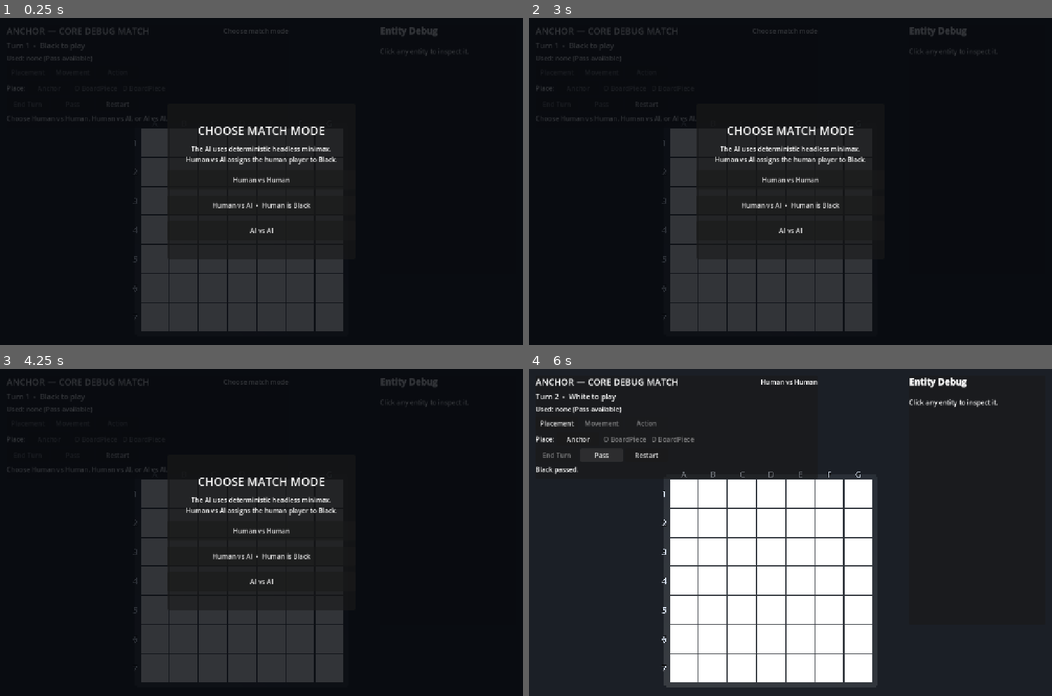
Above: before the commit, frames 1-4 (two rows, left to right).
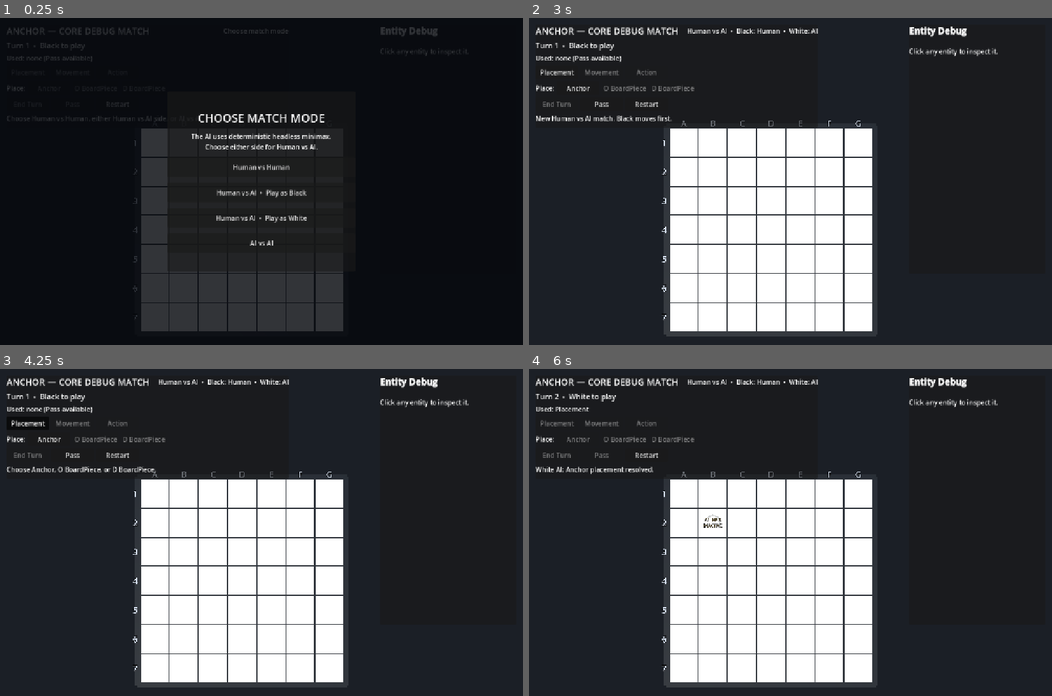
Above: after the commit, the same moments.

Repository: chrisjin/project-one
Game: Godot game, scene res://scenes/debug_game.tscn
The game is run twice, just before and just after one commit, with the same random seed, the same clock (stepped at 60 frames per second) and the same inputs.
Inputs (mouse positions are in pixels of both pictures, inside the frame that each line leads up to):
- Up to frame 1 (0.25 s): no input
- Up to frame 2 (3 s): click "Restart" at 0.5 s; click "Restart" at 1.25 s; click "Restart" at 2 s; click (790, 191) at 2.75 s, where only the run after the commit has a clickable "Human vs AI • Play as Black"
- Up to frame 3 (4.25 s): click (26, 424) at 3.5 s, where only the run after the commit has a clickable "Placement"
- Up to frame 4 (6 s): click (790, 532) at 4.25 s, where only the run before the commit has a clickable "Human vs Human"; click "Anchor" at 5 s; click "Pass" at 5.75 s

The runs differ from the first frame. In frame 1, 2.4% of the frame differs, in the area x 17-65%, y 29-70%; in frame 2, 29%; in frame 3, 29%, in the area x 1-90%, y 2-98%; in frame 4, 0.8%.

Commit message:
[codex] value anchor cascades and bound AI search

Diff:
--- a/scripts/ai/minimax_ai.gd
+++ b/scripts/ai/minimax_ai.gd
@@ -9,10 +9,18 @@
 const TERMINAL_SCORE := 1_000_000
 const MIN_SCORE := -2_000_000_000
 const MAX_SCORE := 2_000_000_000
+const SEARCH_NODE_LIMIT := 240
+const MID_GAME_ENTITY_THRESHOLD := 8
+const LATE_GAME_ENTITY_THRESHOLD := 12
+const LATE_GAME_SEARCH_DEPTH := 2
+const MID_GAME_CHILD_ACTION_LIMIT := 6
+const LATE_GAME_ROOT_ACTION_LIMIT := 6
+const LATE_GAME_CHILD_ACTION_LIMIT := 4
 
 const ANCHOR_BASE_VALUE := 50
 const ANCHOR_HP_VALUE := 20
 const ACTIVE_ANCHOR_BONUS := 10
+const MAIN_ANCHOR_CASCADE_VALUE_PER_BOUND_BOARD_PIECE := 120
 const MAIN_ANCHOR_HP_VALUE_PER_BOUND_BOARD_PIECE := 8
 const ANCHOR_ATTACK_THREAT_PENALTY := 40
 const LETHAL_ANCHOR_THREAT_PENALTY := 80
@@ -28,6 +36,9 @@
 var rules_engine
 var search_depth: int
 var max_actions_per_node: int
+var last_search_node_count := 0
+var _search_node_count := 0
+var _evaluation_cache: Dictionary = {}
 
 
 func _init(engine = null, depth: int = 3, action_limit: int = 8) -> void:
@@ -39,18 +50,23 @@
 func choose_action(state):
 	if state == null or state.is_game_over:
 		return null
+	_search_node_count = 0
+	last_search_node_count = 0
+	_evaluation_cache.clear()
 	var root_player: RuleTypes.Player = state.current_player
-	var candidates := _expanded_candidates(state, root_player, true)
+	var effective_depth := _search_depth_for_state(state)
+	var candidates := _expanded_candidates(state, root_player, true, true)
 	var best_action = null
 	var best_score := MIN_SCORE
 	var best_key := ""
 	for candidate: Dictionary in candidates:
-		var score := _minimax(candidate.state, search_depth - 1, root_player, MIN_SCORE, MAX_SCORE)
+		var score := _minimax(candidate.state, effective_depth - 1, root_player, MIN_SCORE, MAX_SCORE)
 		var choice_key := _choice_key(candidate.action)
 		if best_action == null or score > best_score or (score == best_score and choice_key < best_key):
 			best_action = candidate.action
 			best_score = score
 			best_key = choice_key
+	last_search_node_count = _search_node_count
 	return best_action
 
 
@@ -75,12 +91,13 @@
 	alpha: int,
 	beta: int
 ) -> int:
-	if depth <= 0 or state.is_game_over:
-		return evaluate_state(state, root_player)
+	_search_node_count += 1
+	if depth <= 0 or state.is_game_over or _search_node_count >= SEARCH_NODE_LIMIT:
+		return _evaluate_for_search(state, root_player)
 	var maximizing: bool = state.current_player == root_player
-	var candidates := _expanded_candidates(state, root_player, maximizing)
+	var candidates := _expanded_candidates(state, root_player, maximizing, false)
 	if candidates.is_empty():
-		return evaluate_state(state, root_player)
+		return _evaluate_for_search(state, root_player)
 	if maximizing:
 		var best := MIN_SCORE
 		for candidate: Dictionary in candidates:
@@ -101,30 +118,29 @@
 func _expanded_candidates(
 	state,
 	root_player: RuleTypes.Player,
-	maximizing: bool
+	maximizing: bool,
+	is_root: bool
 ) -> Array[Dictionary]:
 	var expanded: Array[Dictionary] = []
-	for action in rules_engine.get_legal_actions(state):
-		var result = rules_engine.apply_action(state, action)
-		if result.success:
-			expanded.append({
-				"action": action,
-				"state": result.state,
-				"ordering_score": evaluate_state(result.state, root_player),
-			})
+	for transition: Dictionary in rules_engine.get_legal_transitions(state):
+		expanded.append({
+			"action": transition.action,
+			"state": transition.state,
+			"ordering_score": _evaluate_for_search(transition.state, root_player),
+		})
 	expanded.sort_custom(func(first: Dictionary, second: Dictionary) -> bool:
 		if first.ordering_score == second.ordering_score:
 			return _search_order_key(first.action) < _search_order_key(second.action)
 		return first.ordering_score > second.ordering_score if maximizing else first.ordering_score < second.ordering_score
 	)
-	return _bounded_candidates(expanded)
-
-
-func _bounded_candidates(expanded: Array[Dictionary]) -> Array[Dictionary]:
-	if expanded.size() <= max_actions_per_node:
+	return _bounded_candidates(expanded, _candidate_limit(state, is_root))
+
+
+func _bounded_candidates(expanded: Array[Dictionary], action_limit: int) -> Array[Dictionary]:
+	if expanded.size() <= action_limit:
 		return expanded
 	var bounded: Array[Dictionary] = []
-	for index in range(max_actions_per_node):
+	for index in range(action_limit):
 		bounded.append(expanded[index])
 	var end_turn_candidate: Dictionary = {}
 	for candidate: Dictionary in expanded:
@@ -134,6 +150,34 @@
 	if not end_turn_candidate.is_empty() and not _contains_action(bounded, end_turn_candidate.action):
 		bounded[bounded.size() - 1] = end_turn_candidate
 	return bounded
+
+
+func _candidate_limit(state, is_root: bool) -> int:
+	var entity_count: int = state.anchors.size() + state.board_pieces.size()
+	if entity_count >= LATE_GAME_ENTITY_THRESHOLD:
+		return mini(
+			max_actions_per_node,
+			LATE_GAME_ROOT_ACTION_LIMIT if is_root else LATE_GAME_CHILD_ACTION_LIMIT
+		)
+	if entity_count >= MID_GAME_ENTITY_THRESHOLD and not is_root:
+		return mini(max_actions_per_node, MID_GAME_CHILD_ACTION_LIMIT)
+	return max_actions_per_node
+
+
+func _search_depth_for_state(state) -> int:
+	var entity_count: int = state.anchors.size() + state.board_pieces.size()
+	if entity_count >= LATE_GAME_ENTITY_THRESHOLD:
+		return mini(search_depth, LATE_GAME_SEARCH_DEPTH)
+	return search_depth
+
+
+func _evaluate_for_search(state, perspective: RuleTypes.Player) -> int:
+	var cache_key: int = state.get_instance_id()
+	if _evaluation_cache.has(cache_key):
+		return _evaluation_cache[cache_key]
+	var score := evaluate_state(state, perspective)
+	_evaluation_cache[cache_key] = score
+	return score
 
 
 func _contains_action(candidates: Array[Dictionary], expected_action) -> bool:
@@ -157,14 +201,7 @@
 		if anchor.player != player:
 			continue
 		var bound_count: int = bound_board_piece_counts.get(anchor.id, 0)
-		value += ANCHOR_BASE_VALUE + anchor.hp * ANCHOR_HP_VALUE
-		value += ACTIVE_ANCHOR_BONUS if anchor.is_active else 0
-		value += anchor.hp * bound_count * MAIN_ANCHOR_HP_VALUE_PER_BOUND_BOARD_PIECE
-		if anchor_threat_damage.has(anchor.id):
-			value -= ANCHOR_ATTACK_THREAT_PENALTY
-			value -= bound_count * ANCHOR_THREAT_PENALTY_PER_BOUND_BOARD_PIECE
-			if int(anchor_threat_damage[anchor.id]) >= anchor.hp:
-				value -= LETHAL_ANCHOR_THREAT_PENALTY
+		value += _anchor_value(anchor, bound_count, int(anchor_threat_damage.get(anchor.id, -1)))
 	for board_piece in state.board_pieces.values():
 		if board_piece.player != player:
 			continue
@@ -177,6 +214,19 @@
 	for group: Dictionary in rules_engine.compute_friendly_groups(state, player):
 		var liberty_count: int = rules_engine.compute_liberties(state, group).size()
 		value += mini(liberty_count, MAX_SCORED_LIBERTIES_PER_GROUP) * LIBERTY_VALUE
+	return value
+
+
+func _anchor_value(anchor, bound_count: int, threat_damage: int = -1) -> int:
+	var value: int = ANCHOR_BASE_VALUE + anchor.hp * ANCHOR_HP_VALUE
+	value += ACTIVE_ANCHOR_BONUS if anchor.is_active else 0
+	value += bound_count * MAIN_ANCHOR_CASCADE_VALUE_PER_BOUND_BOARD_PIECE
+	value += anchor.hp * bound_count * MAIN_ANCHOR_HP_VALUE_PER_BOUND_BOARD_PIECE
+	if threat_damage >= 0:
+		value -= ANCHOR_ATTACK_THREAT_PENALTY
+		value -= bound_count * ANCHOR_THREAT_PENALTY_PER_BOUND_BOARD_PIECE
+		if threat_damage >= anchor.hp:
+			value -= LETHAL_ANCHOR_THREAT_PENALTY
 	return value
 
 
--- a/scripts/debug_ui/debug_game_controller.gd
+++ b/scripts/debug_ui/debug_game_controller.gd
@@ -30,6 +30,7 @@
 enum MatchMode {
 	HUMAN_VS_HUMAN,
 	HUMAN_VS_AI,
+	HUMAN_VS_AI_AS_WHITE,
 	AI_VS_AI,
 }
 
@@ -124,7 +125,7 @@
 	selected_entity.clear()
 	selected_main_anchor_id = 0
 	_clear_context()
-	status_message = "Choose Human vs Human, Human vs AI, or AI vs AI."
+	status_message = "Choose Human vs Human, either Human vs AI side, or AI vs AI."
 	hud.set_match_mode_text("Choose match mode")
 	_refresh_all()
 	hud.show_match_setup()
@@ -715,12 +716,13 @@
 
 func _is_ai_player(player: RuleTypes.Player) -> bool:
 	return match_mode == MatchMode.AI_VS_AI \
-		or (match_mode == MatchMode.HUMAN_VS_AI and player == RuleTypes.Player.WHITE)
+		or (match_mode == MatchMode.HUMAN_VS_AI and player == RuleTypes.Player.WHITE) \
+		or (match_mode == MatchMode.HUMAN_VS_AI_AS_WHITE and player == RuleTypes.Player.BLACK)
 
 
 func _match_mode_name() -> String:
 	match match_mode:
-		MatchMode.HUMAN_VS_AI:
+		MatchMode.HUMAN_VS_AI, MatchMode.HUMAN_VS_AI_AS_WHITE:
 			return "Human vs AI"
 		MatchMode.AI_VS_AI:
 			return "AI vs AI"
@@ -730,6 +732,8 @@
 func _match_mode_summary() -> String:
 	if match_mode == MatchMode.HUMAN_VS_AI:
 		return "Human vs AI  •  Black: Human  •  White: AI"
+	if match_mode == MatchMode.HUMAN_VS_AI_AS_WHITE:
+		return "Human vs AI  •  Black: AI  •  White: Human"
 	if match_mode == MatchMode.AI_VS_AI:
 		return "AI vs AI  •  Black: AI  •  White: AI"
 	return "Human vs Human"
--- a/scripts/debug_ui/debug_hud.gd
+++ b/scripts/debug_ui/debug_hud.gd
@@ -23,6 +23,7 @@
 enum MatchMode {
 	HUMAN_VS_HUMAN,
 	HUMAN_VS_AI,
+	HUMAN_VS_AI_AS_WHITE,
 	AI_VS_AI,
 }
 
@@ -274,8 +275,8 @@
 	var panel := PanelContainer.new()
 	panel.name = "ModePanel"
 	panel.set_anchors_preset(Control.PRESET_CENTER)
-	panel.position = Vector2(-230, -190)
-	panel.size = Vector2(460, 380)
+	panel.position = Vector2(-230, -220)
+	panel.size = Vector2(460, 440)
 	_match_setup_overlay.add_child(panel)
 	var content := VBoxContainer.new()
 	content.alignment = BoxContainer.ALIGNMENT_CENTER
@@ -288,15 +289,16 @@
 	heading.add_theme_font_size_override("font_size", 28)
 	content.add_child(heading)
 	var explanation := Label.new()
-	explanation.text = "The AI uses deterministic headless minimax.\nHuman vs AI assigns the human player to Black."
+	explanation.text = "The AI uses deterministic headless minimax.\nChoose either side for Human vs AI."
 	explanation.horizontal_alignment = HORIZONTAL_ALIGNMENT_CENTER
 	explanation.autowrap_mode = TextServer.AUTOWRAP_WORD_SMART
 	content.add_child(explanation)
 
 	var human_match := _make_button("Human vs Human", func() -> void: match_mode_requested.emit(MatchMode.HUMAN_VS_HUMAN))
-	var computer_match := _make_button("Human vs AI  •  Human is Black", func() -> void: match_mode_requested.emit(MatchMode.HUMAN_VS_AI))
+	var computer_black_match := _make_button("Human vs AI  •  Play as Black", func() -> void: match_mode_requested.emit(MatchMode.HUMAN_VS_AI))
+	var computer_white_match := _make_button("Human vs AI  •  Play as White", func() -> void: match_mode_requested.emit(MatchMode.HUMAN_VS_AI_AS_WHITE))
 	var ai_match := _make_button("AI vs AI", func() -> void: match_mode_requested.emit(MatchMode.AI_VS_AI))
-	for button in [human_match, computer_match, ai_match]:
+	for button in [human_match, computer_black_match, computer_white_match, ai_match]:
 		button.custom_minimum_size = Vector2(390, 48)
 		content.add_child(button)
 
--- a/scripts/gameplay/rules_engine.gd
+++ b/scripts/gameplay/rules_engine.gd
@@ -64,20 +64,36 @@
 
 
 func get_legal_actions(state: GameState) -> Array[GameplayAction]:
+	var legal_actions: Array[GameplayAction] = []
+	for transition: Dictionary in get_legal_transitions(state):
+		legal_actions.append(transition.action)
+	return legal_actions
+
+
+func get_legal_transitions(state: GameState) -> Array[Dictionary]:
+	# Return each legal action with its already-resolved state to avoid duplicate simulation.
 	var candidates: Array[GameplayAction] = []
+	var transitions: Array[Dictionary] = []
 	if state.is_game_over:
-		return candidates
+		return transitions
 
 	candidates.append(GameplayAction.end_turn())
-	if state.categories_used.size() >= RulesConfig.MAX_CATEGORIES_PER_TURN:
-		return _filter_repetitions(state, candidates)
-	if not state.categories_used.has(RuleTypes.ActionCategory.PLACEMENT):
-		_append_placement_actions(state, candidates)
-	if not state.categories_used.has(RuleTypes.ActionCategory.MOVEMENT):
-		_append_movement_actions(state, candidates)
-	if not state.categories_used.has(RuleTypes.ActionCategory.ACTION):
-		_append_core_actions(state, candidates)
-	return _filter_repetitions(state, candidates)
+	if state.categories_used.size() < RulesConfig.MAX_CATEGORIES_PER_TURN:
+		if not state.categories_used.has(RuleTypes.ActionCategory.PLACEMENT):
+			_append_placement_actions(state, candidates)
+		if not state.categories_used.has(RuleTypes.ActionCategory.MOVEMENT):
+			_append_movement_actions(state, candidates)
+		if not state.categories_used.has(RuleTypes.ActionCategory.ACTION):
+			_append_core_actions(state, candidates)
+	for action: GameplayAction in candidates:
+		var result := apply_action(state, action)
+		if result.success:
+			transitions.append({
+				"action": action,
+				"state": result.state,
+				"events": result.events,
+			})
+	return transitions
 
 
 func trace_ray(state: GameState, board_piece_id: int, direction: Vector2i) -> Dictionary:
@@ -786,14 +802,6 @@
 				actions.append(GameplayAction.attack(board_piece_id, direction))
 
 
-func _filter_repetitions(state: GameState, candidates: Array[GameplayAction]) -> Array[GameplayAction]:
-	var legal_actions: Array[GameplayAction] = []
-	for action: GameplayAction in candidates:
-		if apply_action(state, action).success:
-			legal_actions.append(action)
-	return legal_actions
-
-
 func _bound_board_piece_count(state: GameState, anchor_id: int) -> int:
 	var count := 0
 	for board_piece: BoardPiece in state.board_pieces.values():
--- a/tests/run_ui_smoke.gd
+++ b/tests/run_ui_smoke.gd
@@ -27,7 +27,8 @@
 	_assert_equal(hud.get_node("DebugCanvas").mouse_filter, Control.MOUSE_FILTER_IGNORE, "full-screen HUD layout leaves board-plane clicks unhandled")
 	_assert_true(hud._match_setup_overlay.visible, "match-mode menu is shown before gameplay starts")
 	_assert_true(_find_button(hud._match_setup_overlay, "Human vs Human") != null, "match menu offers Human vs Human")
-	_assert_true(_find_button(hud._match_setup_overlay, "Human vs AI  •  Human is Black") != null, "match menu offers Human vs AI and identifies the human side")
+	_assert_true(_find_button(hud._match_setup_overlay, "Human vs AI  •  Play as Black") != null, "match menu offers Human vs AI as Black")
+	_assert_true(_find_button(hud._match_setup_overlay, "Human vs AI  •  Play as White") != null, "match menu offers Human vs AI as White")
 	_assert_true(_find_button(hud._match_setup_overlay, "AI vs AI") != null, "match menu offers AI vs AI")
 	_assert_true(hud._placement_button.disabled, "gameplay controls are locked before a match mode is selected")
 	_find_button(hud._match_setup_overlay, "Human vs Human").pressed.emit()
@@ -209,7 +210,7 @@
 	_assert_equal(board_view.get_node("BindingFlow").get_child_count(), 3, "switching selection refreshes the selected BoardPiece's full Anchor binding group")
 
 	game._show_match_setup()
-	_find_button(hud._match_setup_overlay, "Human vs AI  •  Human is Black").pressed.emit()
+	_find_button(hud._match_setup_overlay, "Human vs AI  •  Play as Black").pressed.emit()
 	_assert_equal(game.match_mode, DebugController.MatchMode.HUMAN_VS_AI, "Human vs AI menu selection configures the match")
 	_assert_true(game._can_accept_human_input(), "Human controls Black at the start of Human vs AI")
 	game._on_pass_requested()
@@ -221,6 +222,17 @@
 	_assert_true(ai_returned_to_human, "White AI completes its engine-driven turn")
 	_assert_true(game.game_state.action_log.size() >= 3, "Human pass and the AI turn are recorded in the shared replay log")
 	_assert_true(game._can_accept_human_input(), "controls unlock when Human vs AI returns to Black")
+
+	game._show_match_setup()
+	_find_button(hud._match_setup_overlay, "Human vs AI  •  Play as White").pressed.emit()
+	_assert_equal(game.match_mode, DebugController.MatchMode.HUMAN_VS_AI_AS_WHITE, "Human vs AI as White configures Black as AI")
+	_assert_true(game._ai_running and not game._can_accept_human_input(), "Black AI starts automatically when the human chooses White")
+	var black_ai_reached_human: bool = await _wait_for_condition(
+		func() -> bool: return game.game_state.current_player == RuleTypes.Player.WHITE or game.game_state.is_game_over,
+		10000
+	)
+	_assert_true(black_ai_reached_human, "opening Black AI turn completes before White human input")
+	_assert_true(game._can_accept_human_input(), "controls unlock for the White human player")
 
 	game._show_match_setup()
 	_find_button(hud._match_setup_overlay, "AI vs AI").pressed.emit()
--- a/tests/test_minimax_ai.gd
+++ b/tests/test_minimax_ai.gd
@@ -22,7 +22,9 @@
 	test_only_legal_turn_transition_is_returned()
 	test_coordinates_have_no_intrinsic_value()
 	test_rule_connections_improve_evaluation()
+	test_main_anchor_value_includes_bound_board_pieces()
 	test_damaged_main_anchor_is_defended()
+	test_late_game_branching_is_bounded()
 	test_headless_ai_sequence_is_reproducible()
 	if failures.is_empty():
 		print("PASS: %d minimax-AI assertions" % assertion_count)
@@ -112,6 +114,22 @@
 	_assert_true(
 		ai.evaluate_state(dual_protected, RuleTypes.Player.BLACK) > ai.evaluate_state(secondary_disconnected, RuleTypes.Player.BLACK),
 		"AI values valid dual-Anchor protection"
+	)
+
+
+func test_main_anchor_value_includes_bound_board_pieces() -> void:
+	var anchor = Anchor.new(1, RuleTypes.Player.BLACK, Vector2i.ZERO, 0, 1)
+	anchor.is_active = true
+	var unbound_value: int = ai._anchor_value(anchor, 0)
+	var fully_bound_value: int = ai._anchor_value(anchor, RulesConfig.ANCHOR_BINDING_CAPACITY)
+	var expected_dependency_value: int = RulesConfig.ANCHOR_BINDING_CAPACITY * (
+		MinimaxAi.MAIN_ANCHOR_CASCADE_VALUE_PER_BOUND_BOARD_PIECE
+		+ anchor.hp * MinimaxAi.MAIN_ANCHOR_HP_VALUE_PER_BOUND_BOARD_PIECE
+	)
+	_assert_equal(
+		fully_bound_value - unbound_value,
+		expected_dependency_value,
+		"Main Anchor value explicitly includes every BoardPiece lost in its death cascade"
 	)
 
 
@@ -154,6 +172,28 @@
 	)
 
 
+func test_late_game_branching_is_bounded() -> void:
+	var crowded_state = engine.new_game(MapDefinition.rectangular(7, 7, true))
+	for index in range(MinimaxAi.LATE_GAME_ENTITY_THRESHOLD):
+		var player := RuleTypes.Player.BLACK if index % 2 == 0 else RuleTypes.Player.WHITE
+		_add_anchor(crowded_state, index + 1, player, Vector2i(index % 7, index / 7))
+	_assert_equal(
+		ai._candidate_limit(crowded_state, true),
+		MinimaxAi.LATE_GAME_ROOT_ACTION_LIMIT,
+		"late-game root branching uses its deterministic reduced limit"
+	)
+	_assert_equal(
+		ai._candidate_limit(crowded_state, false),
+		MinimaxAi.LATE_GAME_CHILD_ACTION_LIMIT,
+		"late-game descendant branching uses its tighter deterministic limit"
+	)
+	_assert_equal(
+		ai._search_depth_for_state(crowded_state),
+		MinimaxAi.LATE_GAME_SEARCH_DEPTH,
+		"late-game search uses its deterministic reduced depth"
+	)
+
+
 func test_headless_ai_sequence_is_reproducible() -> void:
 	var first_sequence := _simulate_actions(23, 6)
 	var second_sequence := _simulate_actions(23, 6)
--- a/tests/test_rules_engine.gd
+++ b/tests/test_rules_engine.gd
@@ -338,6 +338,7 @@
 func test_legal_action_generation() -> void:
 	var state = engine.new_game()
 	var legal_actions = engine.get_legal_actions(state)
+	var legal_transitions = engine.get_legal_transitions(state)
 	var anchor_placements := 0
 	var end_turns := 0
 	for action: GameplayAction in legal_actions:
@@ -347,6 +348,14 @@
 			end_turns += 1
 	_assert_equal(anchor_placements, 25, "standard opening exposes exactly the inner 5x5 Anchor placements")
 	_assert_equal(end_turns, 1, "legal actions include ending an otherwise empty turn as a pass")
+	_assert_equal(legal_transitions.size(), legal_actions.size(), "legal transitions mirror the legal-action API")
+	_assert_equal(
+		legal_transitions[0].action.to_dictionary(),
+		legal_actions[0].to_dictionary(),
+		"legal transitions preserve deterministic action ordering"
+	)
+	_assert_equal(legal_transitions[0].state.action_log.size(), 1, "legal transitions include their resolved state")
+	_assert_equal(state.action_log.size(), 0, "legal-transition generation does not mutate its input state")
 
 
 func _fixture_state(width: int, height: int):
